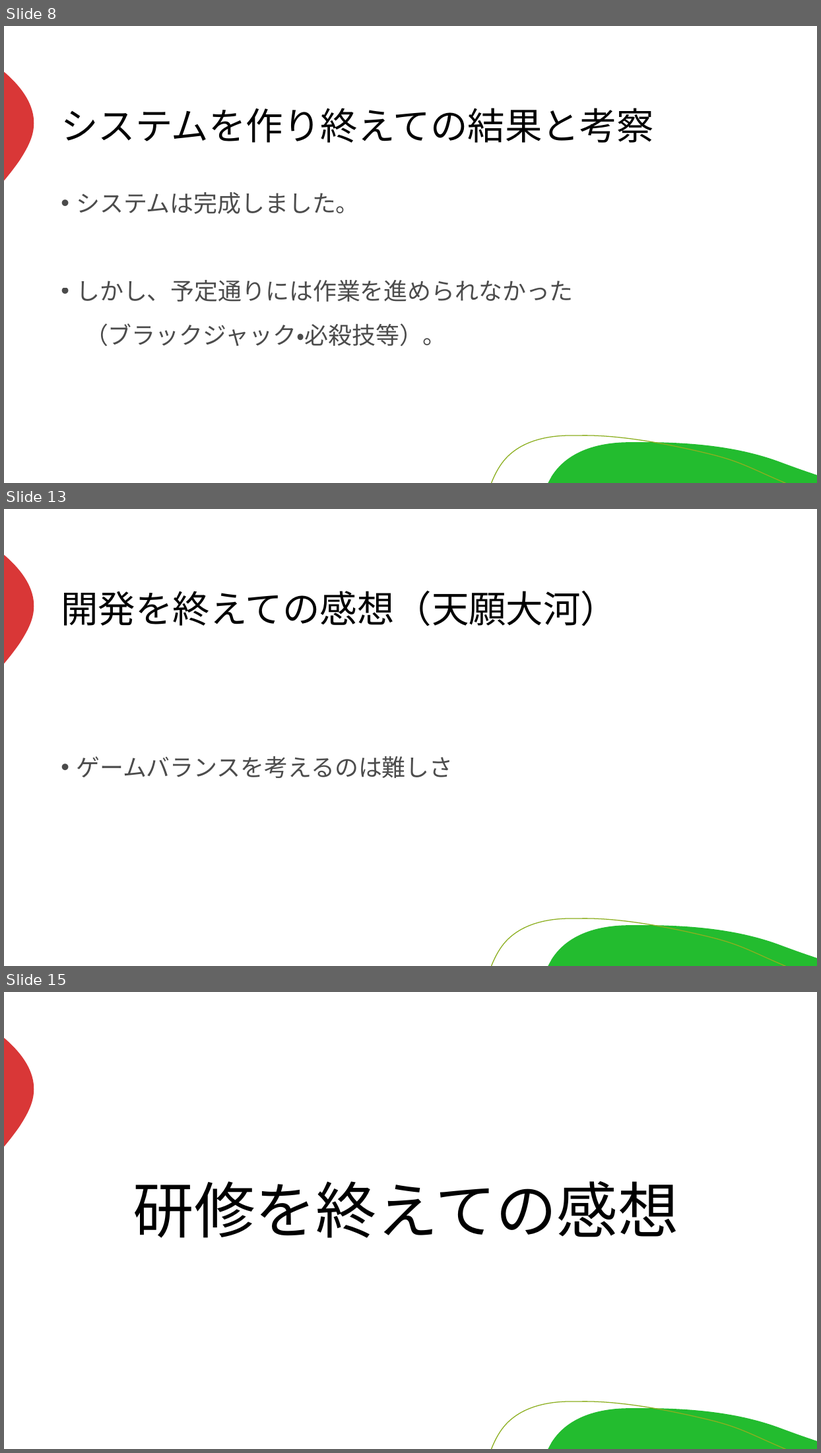
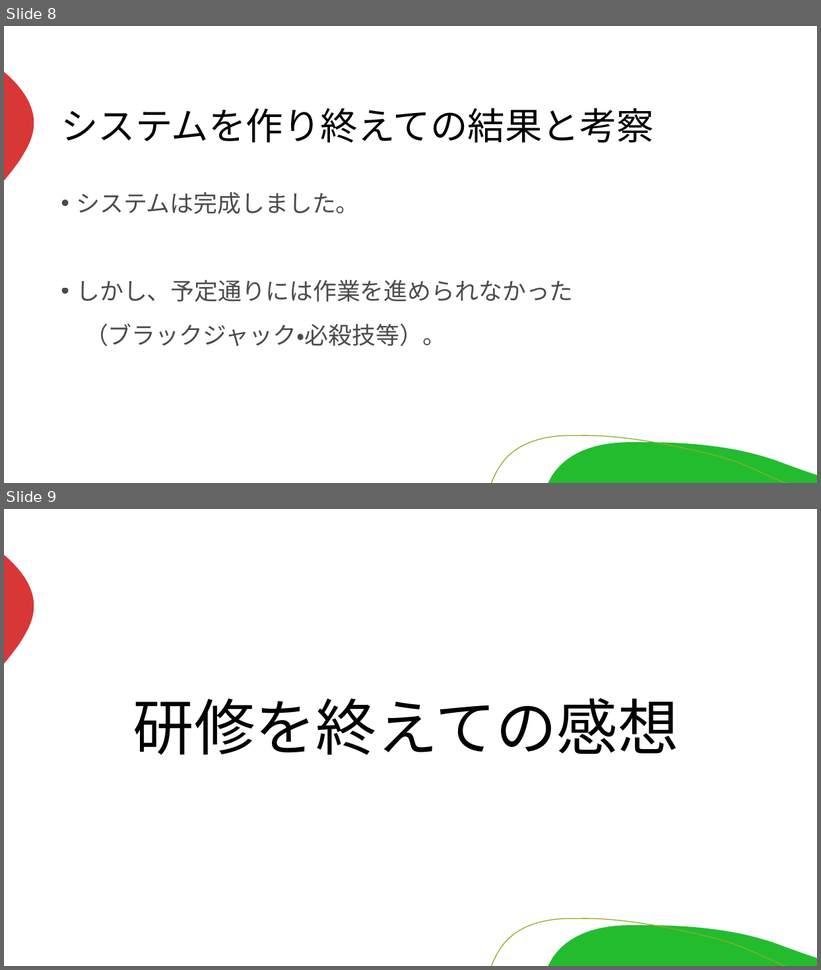
Before and after one commit to miyagiryusei/Excel, a slide deck: 発表資料.pptx. Shown one above the other, each under a label of ours: slides 8, 13 and 15 before the commit, slides 8 and 9 after it; the slides between them are not shown. The pictures are 821x1453 and 821x970 pixels, drawn with LibreOffice and Linux fonts; fonts in the diff are those of the drawing. Boxes give left, top, right and bottom in pixels: in the first picture for what was removed or moved away, otherwise in the second. Text is boxed around its words. In the diff, an @@ line names an element or a change of style, - is before the commit and + after.

```diff
--- a/発表資料.pptx
+++ b/発表資料.pptx
@@ slide 13 removed at <box>4,509,817,966</box>, background #FFFFFF; not listed: 3 template elements that a slide beside it also shows @@
@@ title removed at <box>61,591,618,626</box> @@
-開発を終えての感想（天願大河）
@@ text removed at <box>76,757,453,778</box> @@
-• ゲームバランスを考えるのは難しさ
@@ what was slide 15 is now slide 9 @@
```
Also in this commit, not shown: 3 slides changed, 5 other slides removed.
